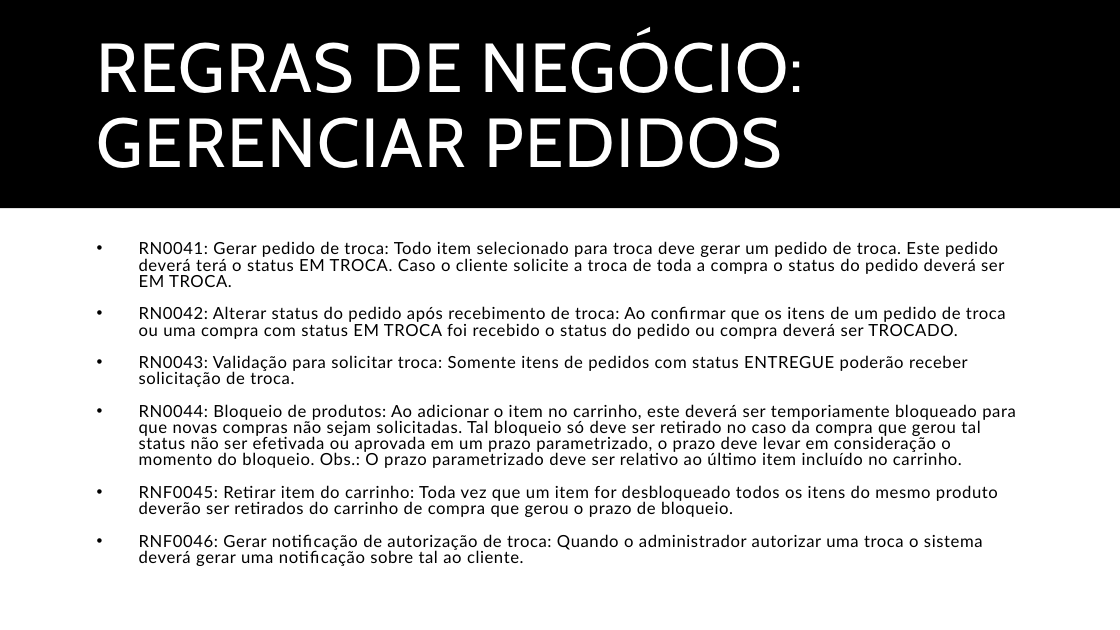
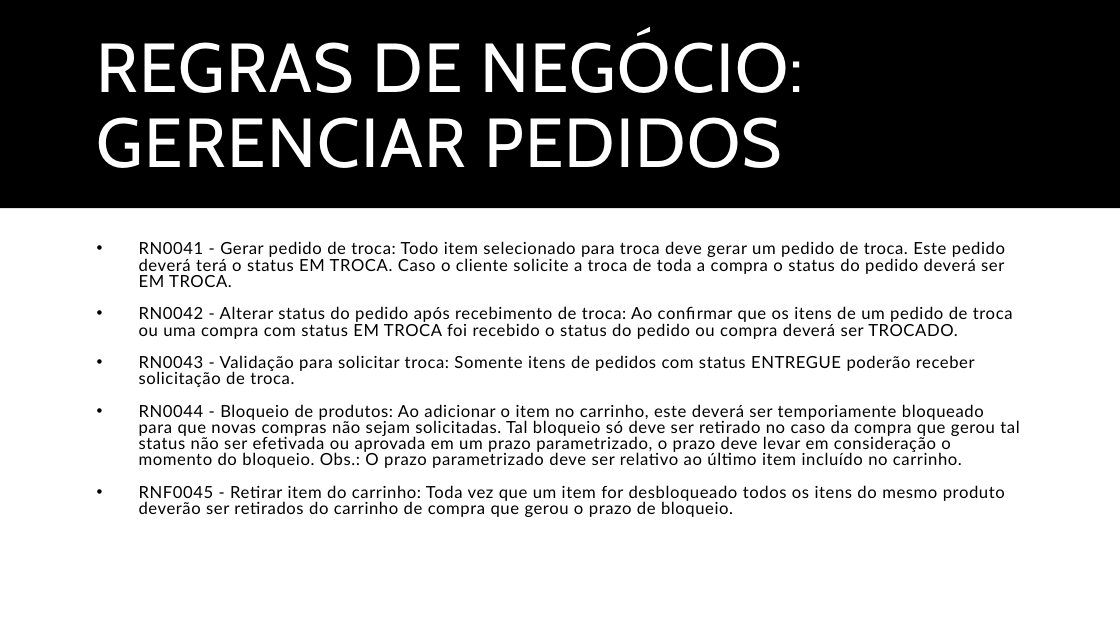
Before and after one commit to BrenoXDMoon/ProjetoLes, a slide deck: slide 21 of Documentos/Trabalho de Lab.pptx. Drawn at 1120x630 pixels with LibreOffice and Linux fonts; fonts in the diff are those of the drawing. Boxes give left, top, right and bottom in pixels: in the first picture for what was removed or moved away, otherwise in the second. Text is boxed around its words. In the diff, an @@ line names an element or a change of style, - is before the commit and + after.

```diff
--- a/Documentos/Trabalho de Lab.pptx
+++ b/Documentos/Trabalho de Lab.pptx
@@ text at (139, 241, 1019, 517): text changed @@
-• RN0041: Gerar pedido de troca: Todo item selecionado para troca deve gerar um pedido de troca. Este pedido deverá terá o status EM TROCA. Caso o cliente solicite a troca de toda a compra o status do pedido deverá ser EM TROCA.
-• RN0042: Alterar status do pedido após recebimento de troca: Ao confirmar que os itens de um pedido de troca ou uma compra com status EM TROCA foi recebido o status do pedido ou compra deverá ser TROCADO.
-• RN0043: Validação para solicitar troca: Somente itens de pedidos com status ENTREGUE poderão receber solicitação de troca.
-• RN0044: Bloqueio de produtos: Ao adicionar o item no carrinho, este deverá ser temporiamente bloqueado para que novas compras não sejam solicitadas. Tal bloqueio só deve ser retirado no caso da compra que gerou tal status não ser efetivada ou aprovada em um prazo parametrizado, o prazo deve levar em consideração o momento do bloqueio. Obs.: O prazo parametrizado deve ser relativo ao último item incluído no carrinho.
-• RNF0045: Retirar item do carrinho: Toda vez que um item for desbloqueado todos os itens do mesmo produto deverão ser retirados do carrinho de compra que gerou o prazo de bloqueio.
-• RNF0046: Gerar notificação de autorização de troca: Quando o administrador autorizar uma troca o sistema deverá gerar uma notificação sobre tal ao cliente.
+• RN0041 - Gerar pedido de troca: Todo item selecionado para troca deve gerar um pedido de troca. Este pedido deverá terá o status EM TROCA. Caso o cliente solicite a troca de toda a compra o status do pedido deverá ser EM TROCA.
+• RN0042 - Alterar status do pedido após recebimento de troca: Ao confirmar que os itens de um pedido de troca ou uma compra com status EM TROCA foi recebido o status do pedido ou compra deverá ser TROCADO.
+• RN0043 - Validação para solicitar troca: Somente itens de pedidos com status ENTREGUE poderão receber solicitação de troca.
+• RN0044 - Bloqueio de produtos: Ao adicionar o item no carrinho, este deverá ser temporiamente bloqueado para que novas compras não sejam solicitadas. Tal bloqueio só deve ser retirado no caso da compra que gerou tal status não ser efetivada ou aprovada em um prazo parametrizado, o prazo deve levar em consideração o momento do bloqueio. Obs.: O prazo parametrizado deve ser relativo ao último item incluído no carrinho.
+• RNF0045 - Retirar item do carrinho: Toda vez que um item for desbloqueado todos os itens do mesmo produto deverão ser retirados do carrinho de compra que gerou o prazo de bloqueio.
```
Also in this commit, not shown: 12 other slides changed, 7 slides added, 1 slide removed, 23 other files.
